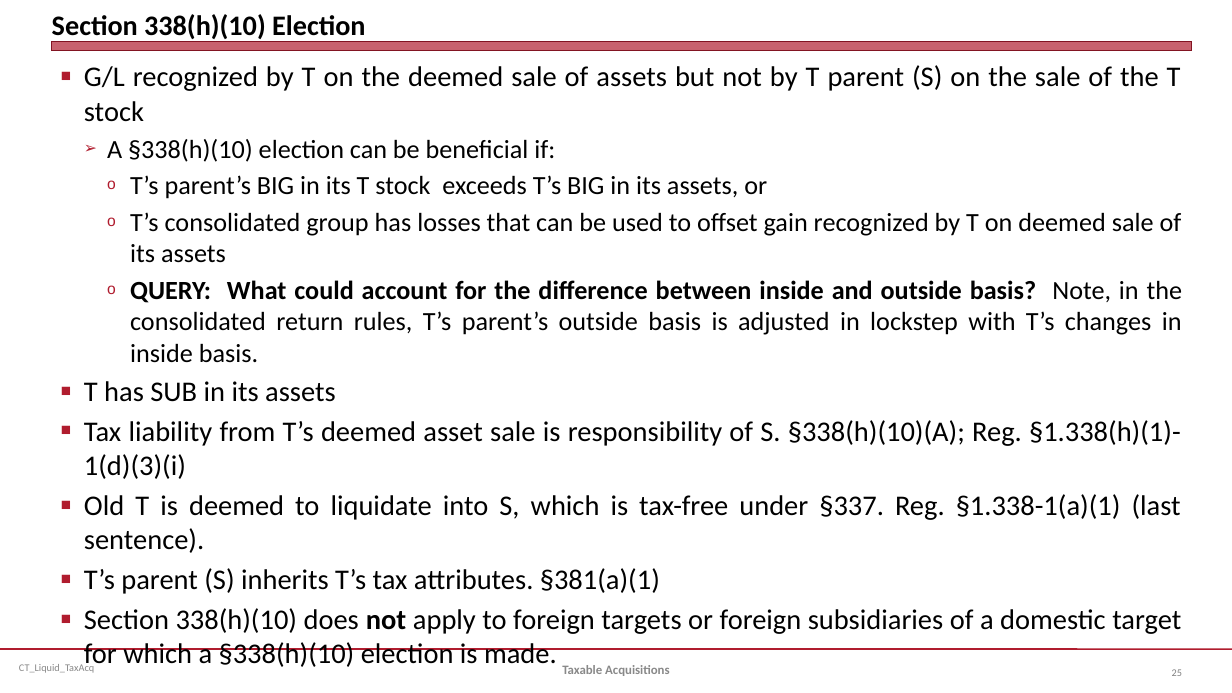
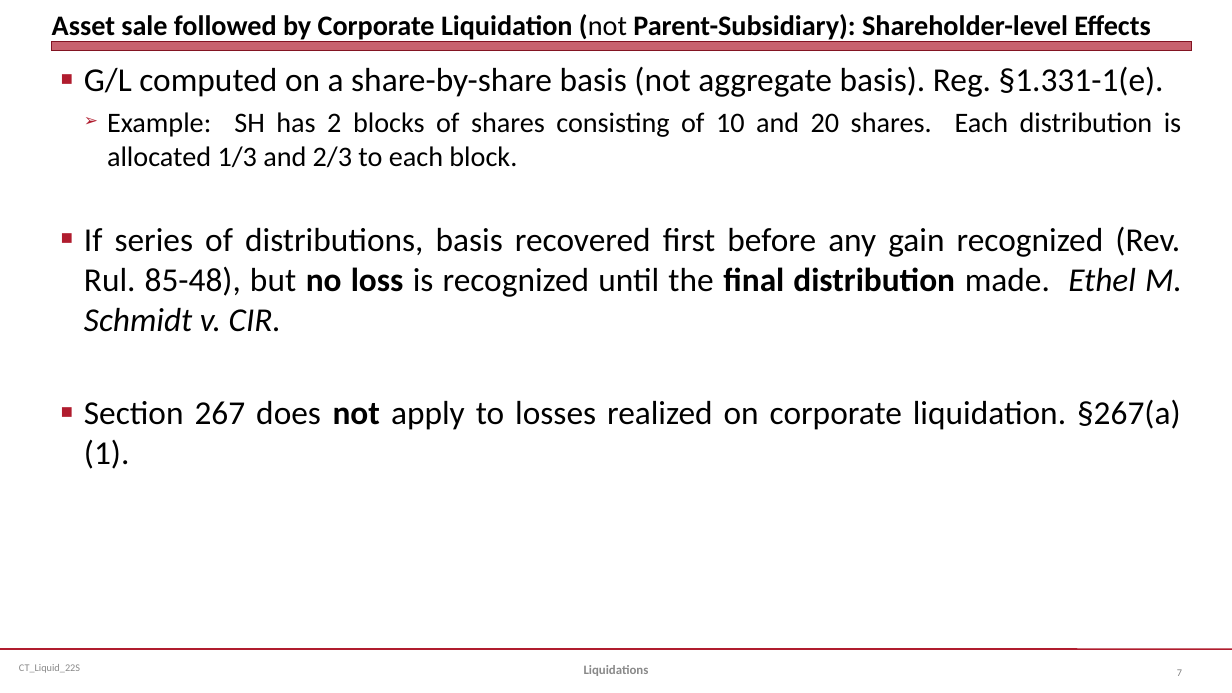
Before and after one commit to jmc877/Corporate-Tax, a slide deck: slide 7 of slides/CT_Liquid_22S.pptx (slide 25 before the commit). Drawn at 1232x693 pixels with LibreOffice and Linux fonts; fonts in the diff are those of the drawing. Boxes give left, top, right and bottom in pixels: in the first picture for what was removed or moved away, otherwise in the second. Text is boxed around its words. In the diff, an @@ line names an element or a change of style, - is before the commit and + after.

```diff
--- a/slides/CT_Liquid_22S.pptx
+++ b/slides/CT_Liquid_22S.pptx
@@ title at (52,14,1150,42): text changed @@
-Section 338(h)(10) Election
+Asset sale followed by Corporate Liquidation (not Parent-Subsidiary): Shareholder-level Effects
@@ text at (84,67,1182,469): text changed; size 22.2 to 26 pt @@
-■ G/L recognized by T on the deemed sale of assets but not by T parent (S) on the sale of the T stock
-  ➢ A §338(h)(10) election can be beneficial if:
-    o T’s parent’s BIG in its T stock exceeds T’s BIG in its assets, or
-    o T’s consolidated group has losses that can be used to offset gain recognized by T on deemed sale of its assets
-    o QUERY: What could account for the difference between inside and outside basis? Note, in the consolidated return rules, T’s parent’s outside basis is adjusted in lockstep with T’s changes in inside basis.
-■ T has SUB in its assets
-■ Tax liability from T’s deemed asset sale is responsibility of S. §338(h)(10)(A); Reg. §1.338(h)(1)-1(d)(3)(i)
-■ Old T is deemed to liquidate into S, which is tax-free under §337. Reg. §1.338-1(a)(1) (last sentence).
-■ T’s parent (S) inherits T’s tax attributes. §381(a)(1)
-■ Section 338(h)(10) does not apply to foreign targets or foreign subsidiaries of a domestic target for which a §338(h)(10) election is made.
+■ G/L computed on a share-by-share basis (not aggregate basis). Reg. §1.331-1(e).
+  ➢ Example: SH has 2 blocks of shares consisting of 10 and 20 shares. Each distribution is allocated 1/3 and 2/3 to each block.
+■ If series of distributions, basis recovered first before any gain recognized (Rev. Rul. 85-48), but no loss is recognized until the final distribution made. Ethel M. Schmidt v. CIR.
+■ Section 267 does not apply to losses realized on corporate liquidation. §267(a)(1).
@@ text at (19,664,80,673): text changed @@
-CT_Liquid_TaxAcq
+CT_Liquid_22S
@@ text at (584,665,649,676): text changed @@
-Taxable Acquisitions
+Liquidations
@@ page number at (1177,669,1182,676): text changed @@
-25
+7
```
Also in this commit, not shown: 14 other slides changed, 4 slides added, 16 slides removed, 2 other files.
